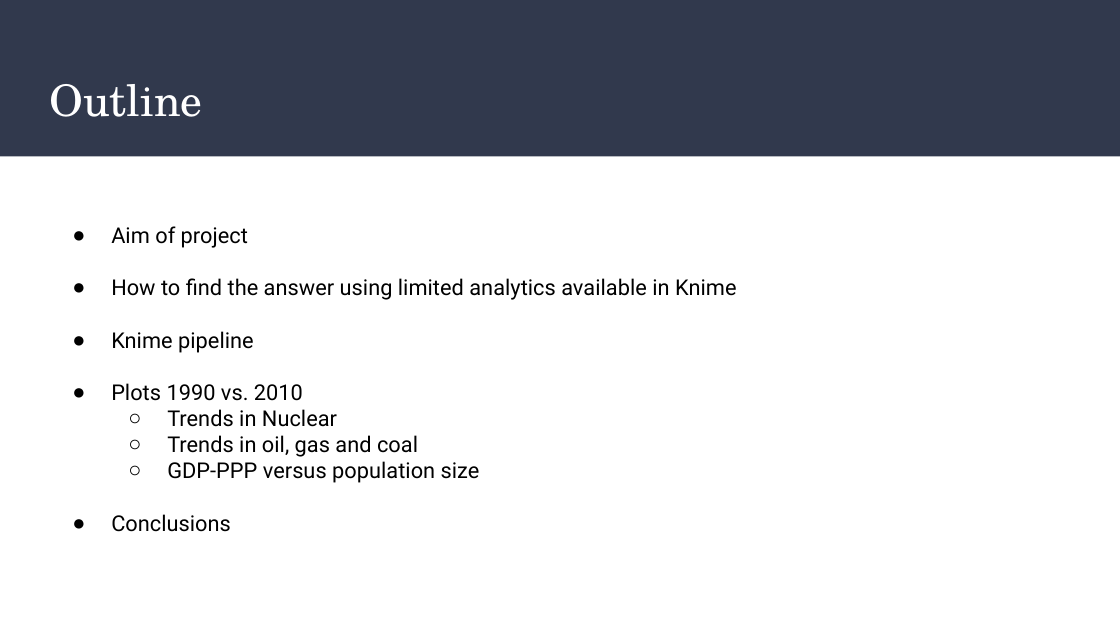
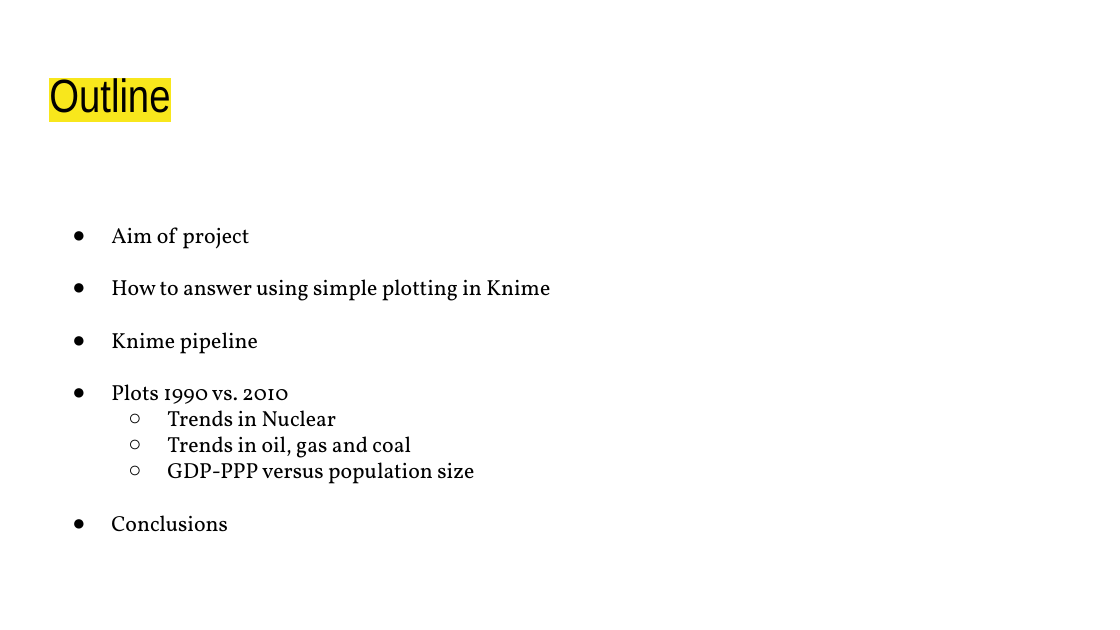
Before and after one commit to Nai-coder/DE1-Term2, a slide deck: slide 2 of Term2/Presentation/Trends in electricity production vs. Economic growth.pptx. Drawn at 1120x630 pixels with LibreOffice and Linux fonts; fonts in the diff are those of the drawing. Boxes give left, top, right and bottom in pixels: in the first picture for what was removed or moved away, otherwise in the second. Text is boxed around its words. In the diff, an @@ line names an element or a change of style, - is before the commit and + after.

Commit message:
updated layout and conclusions

```diff
--- a/Term2/Presentation/Trends in electricity production vs. Economic growth.pptx
+++ b/Term2/Presentation/Trends in electricity production vs. Economic growth.pptx
@@ rectangle removed at (0,0,1120,157) @@
@@ title "Outline": place and size @@
-title "Outline" at (49,84,202,117)
+title "Outline" at (49,74,170,113)
@@ title "Outline" at (49,74,170,113): size 28 to 30 pt, font TeX Gyre Schola to Arial Narrow, text colour #FFFFFF to #000000, highlight none to #F8E71C @@
@@ text at (111,227,474,532): font Roboto to Vollkorn in "Aim of project", "Knime pipeline", "Plots 1990 vs. 2010", "Trends in Nuclear" and 3 more places @@
@@ text at (111,279,550,301): text changed; font Roboto to Vollkorn @@
-● How to find the answer using limited analytics available in Knime
+● How to answer using simple plotting in Knime
```
Also in this commit, not shown: 10 other slides changed, 1 other file.
